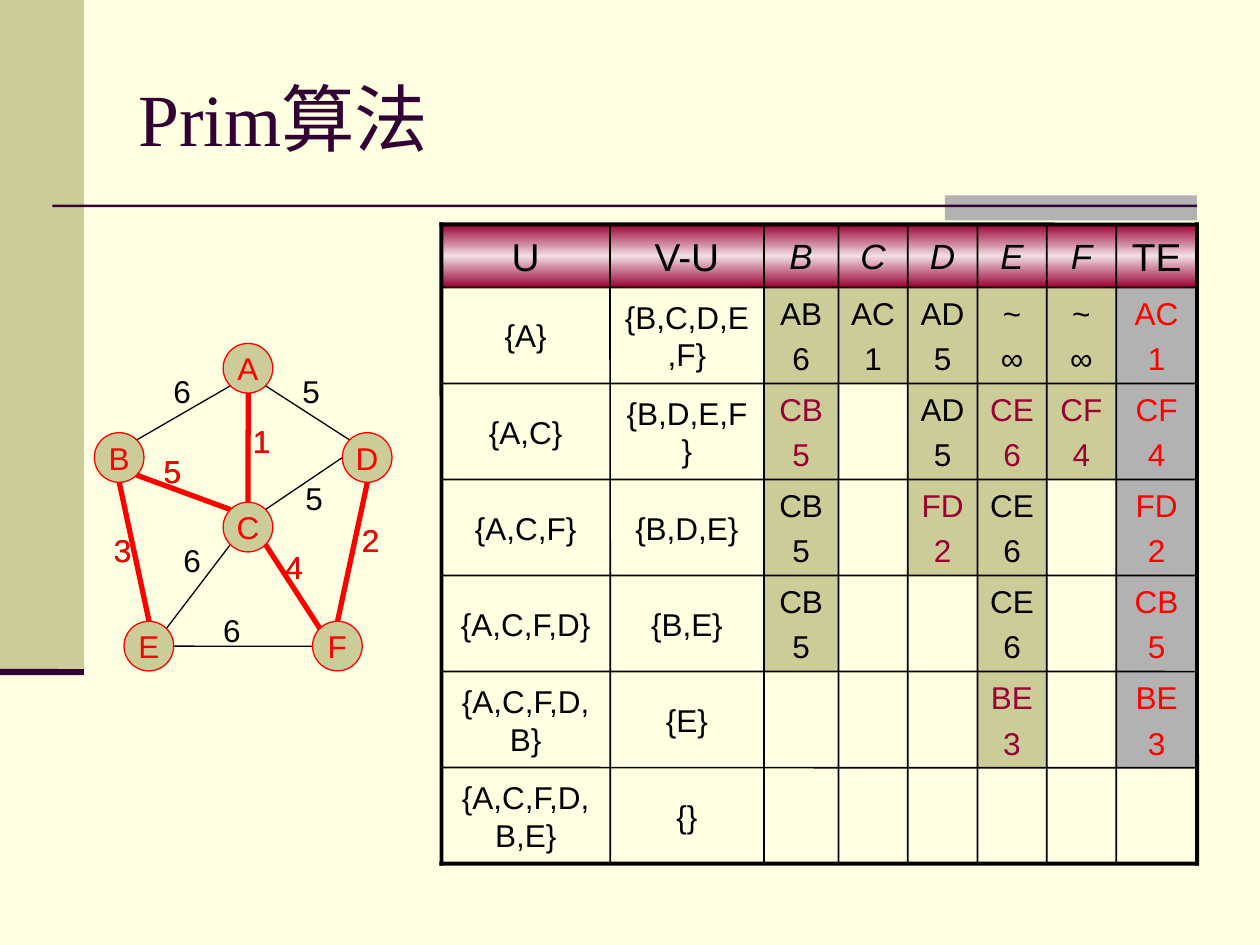
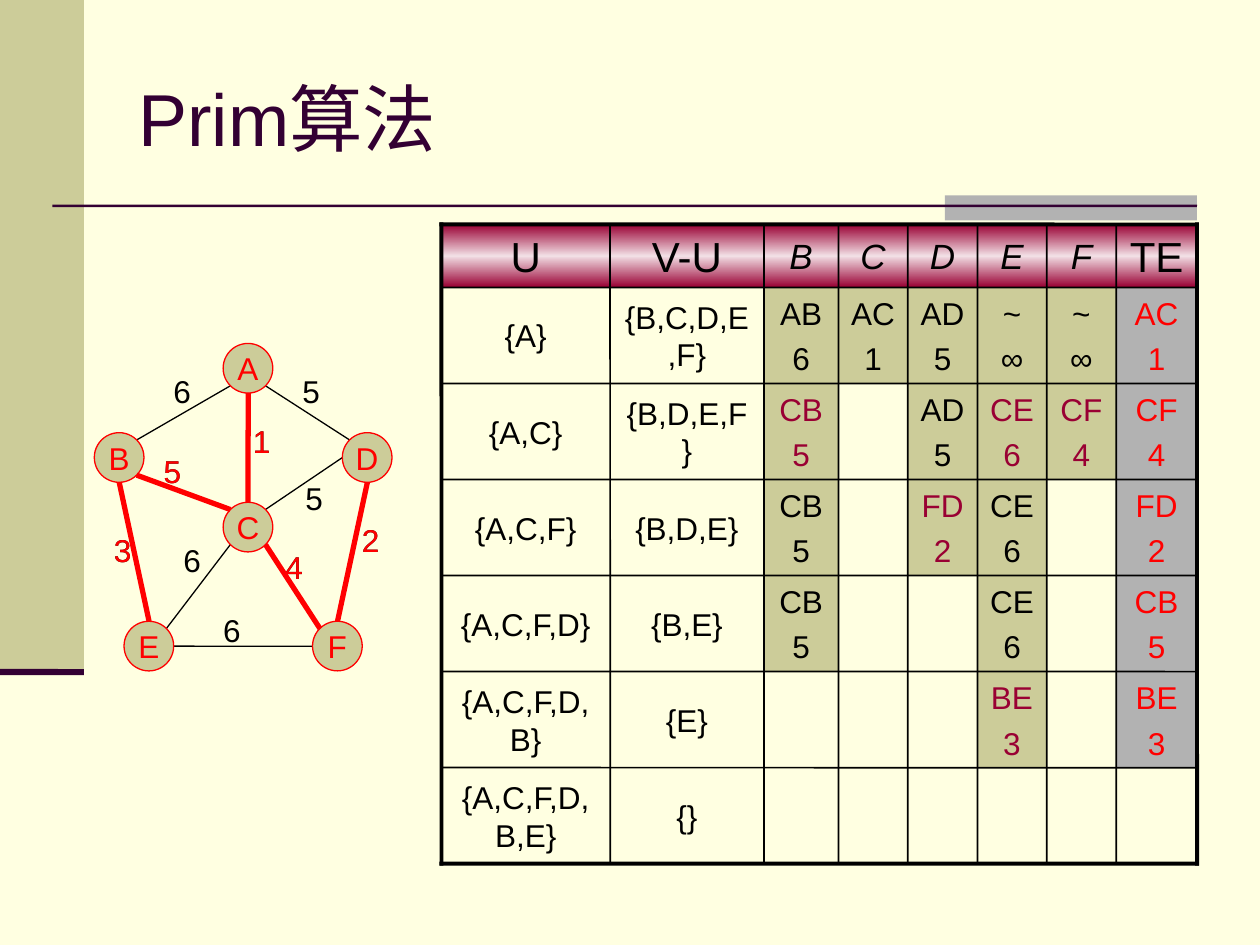
Before and after one commit to zhuangbo/ds-cpp, a slide deck: slide 3 of slides/PPT/ds7.4.3.ppt (slide 2 before the commit). Drawn at 1260x945 pixels with LibreOffice and Linux fonts; fonts in the diff are those of the drawing. Boxes give left, top, right and bottom in pixels: in the first picture for what was removed or moved away, otherwise in the second. Text is boxed around its words. In the diff, an @@ line names an element or a change of style, - is before the commit and + after.

```diff
--- a/slides/PPT/ds7.4.3.ppt
+++ b/slides/PPT/ds7.4.3.ppt
@@ title "Prim算法" at <box>138,88,436,152</box>: font Times New Roman to Arial @@
@@ size 22.2 to 24 pt; fill gradient #990033 to #F1DEE4 to gradient #990033 to #F2DFE5 in 3 elements at <box>1116,224,1197,287</box>, <box>610,224,764,287</box>, <box>441,224,610,287</box> @@
```
Also in this commit, not shown: 2 other slides changed, 2 slides added, 4 other files.
